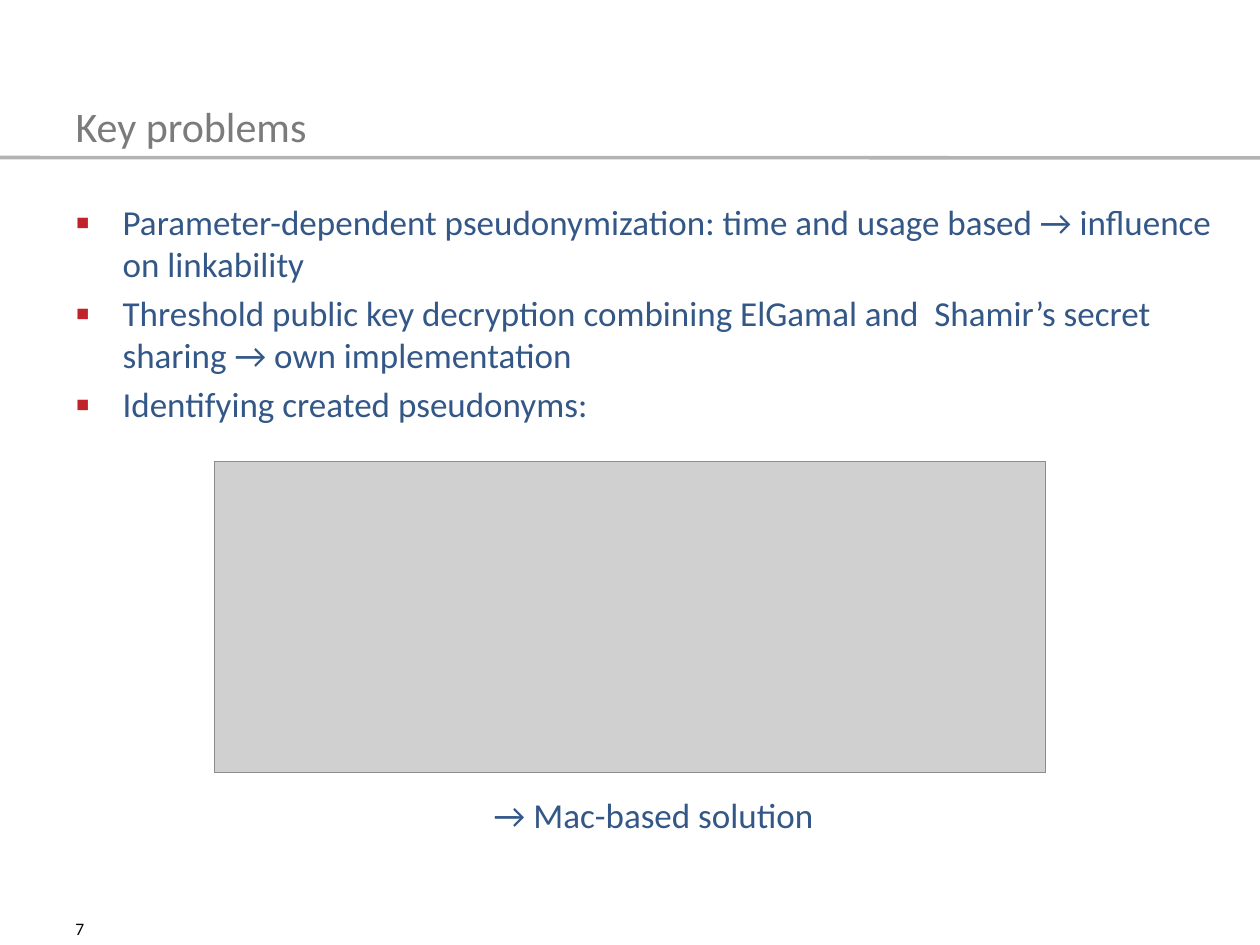
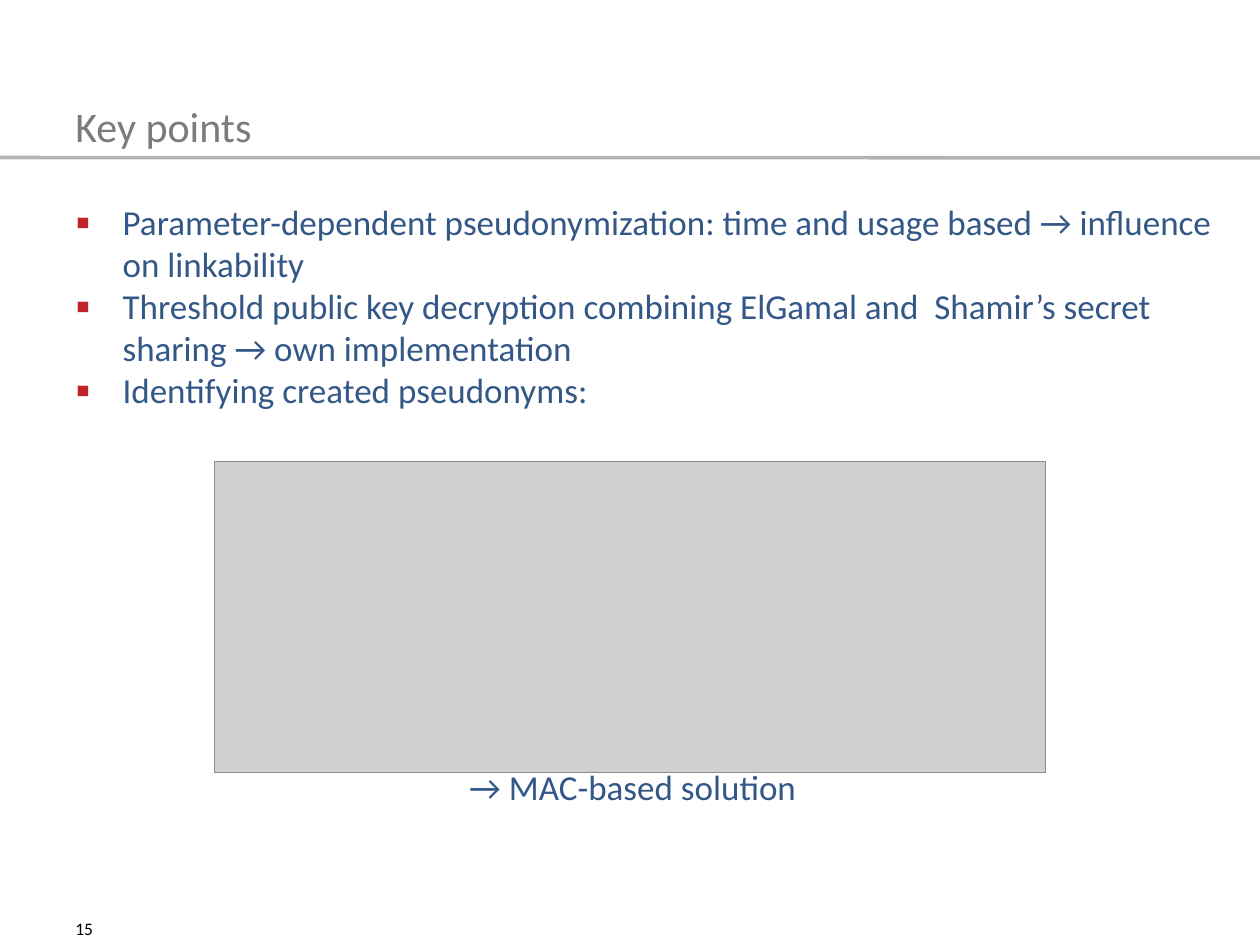
Before and after one commit to tompetersen/master-thesis, a slide deck: slide 15 of pet-con/Talk_PET_CON.odp (slide 7 before the commit). Drawn at 1260x945 pixels with LibreOffice and Linux fonts; fonts in the diff are those of the drawing; grey boxes stand for pictures. Boxes give left, top, right and bottom in pixels: in the first picture for what was removed or moved away, otherwise in the second. Text is boxed around its words. In the diff, an @@ line names an element or a change of style, - is before the commit and + after.

```diff
--- a/pet-con/Talk_PET_CON.odp
+++ b/pet-con/Talk_PET_CON.odp
@@ text at (75,113,252,149): text changed @@
-Key problems
+Key points
@@ text "Parameter-dependent pseudonymization: time and usage ..." at (123,210,1211,409): less space between paragraphs @@
@@ text at (509,771,796,801): text changed @@
-→ Mac-based solution
+→ MAC-based solution
@@ page number at (75,923,93,935): text changed @@
-7
+15
```
Also in this commit, not shown: 13 other slides changed, 10 slides added, 1 slide removed, 1 other file.
